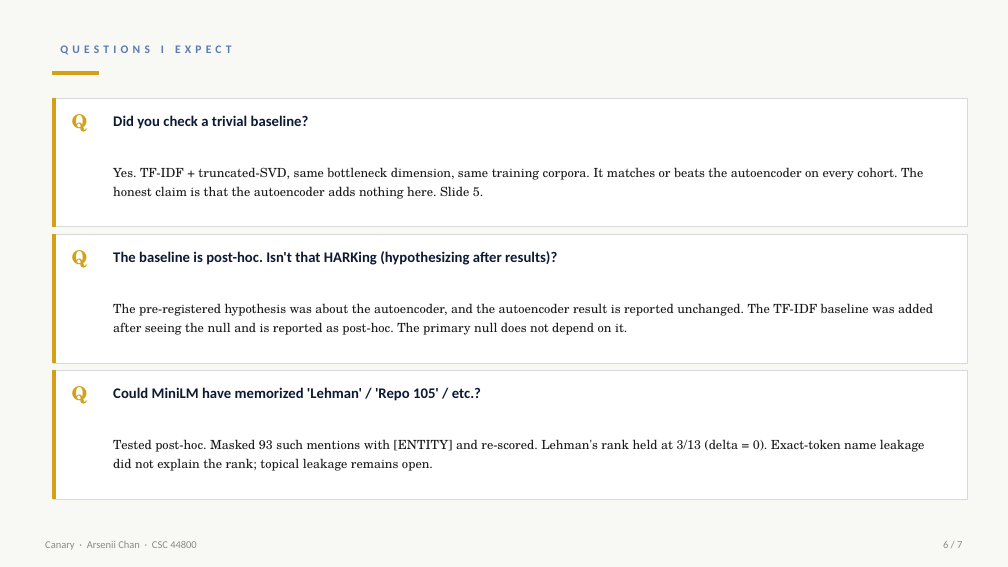
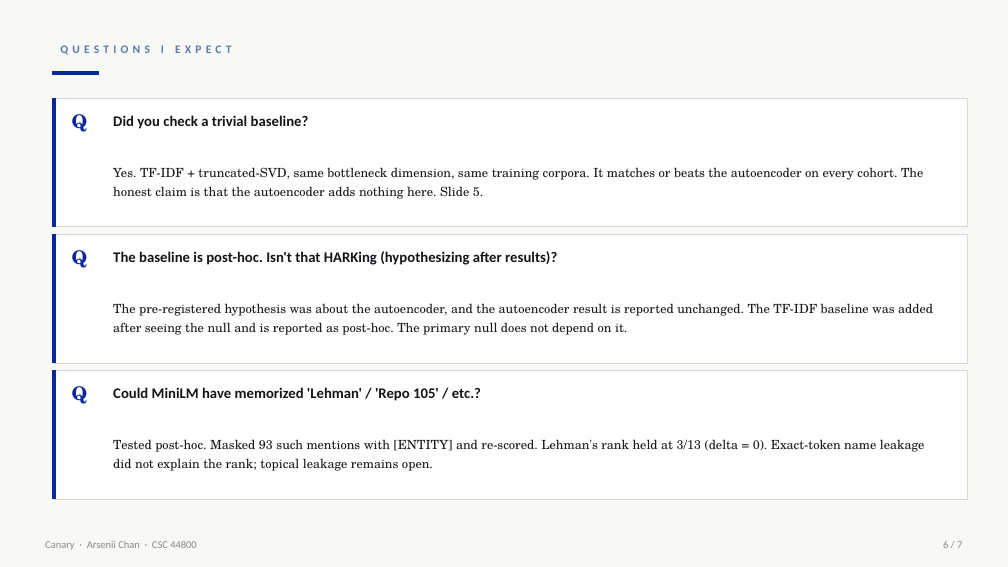
Before and after one commit to ArseniiChan/canary, a slide deck: slide 6 of reports/canary_deck.pptx. Drawn at 1008x567 pixels with LibreOffice and Linux fonts; fonts in the diff are those of the drawing. Boxes give left, top, right and bottom in pixels: in the first picture for what was removed or moved away, otherwise in the second. Text is boxed around its words. In the diff, an @@ line names an element or a change of style, - is before the commit and + after.

```diff
--- a/reports/canary_deck.pptx
+++ b/reports/canary_deck.pptx
@@ fill #D4A017 to #0A279F; outline #D4A017 1 pt to #0A279F 1 pt in 4 elements at (x1=53, y1=72, x2=98, y2=75), (x1=53, y1=98, x2=56, y2=227), (x1=53, y1=234, x2=56, y2=363), (x1=53, y1=371, x2=56, y2=499) @@
@@ text colour #D4A017 to #0A279F in 3 elements at (x1=72, y1=114, x2=88, y2=132), (x1=72, y1=250, x2=88, y2=268), (x1=72, y1=386, x2=88, y2=404) @@
@@ text colour #0E1A33 to #141519 in 3 elements at (x1=113, y1=115, x2=309, y2=129), (x1=113, y1=251, x2=557, y2=265), (x1=113, y1=387, x2=481, y2=401) @@
```
Also in this commit, not shown: 6 other slides changed, 2 other files.
